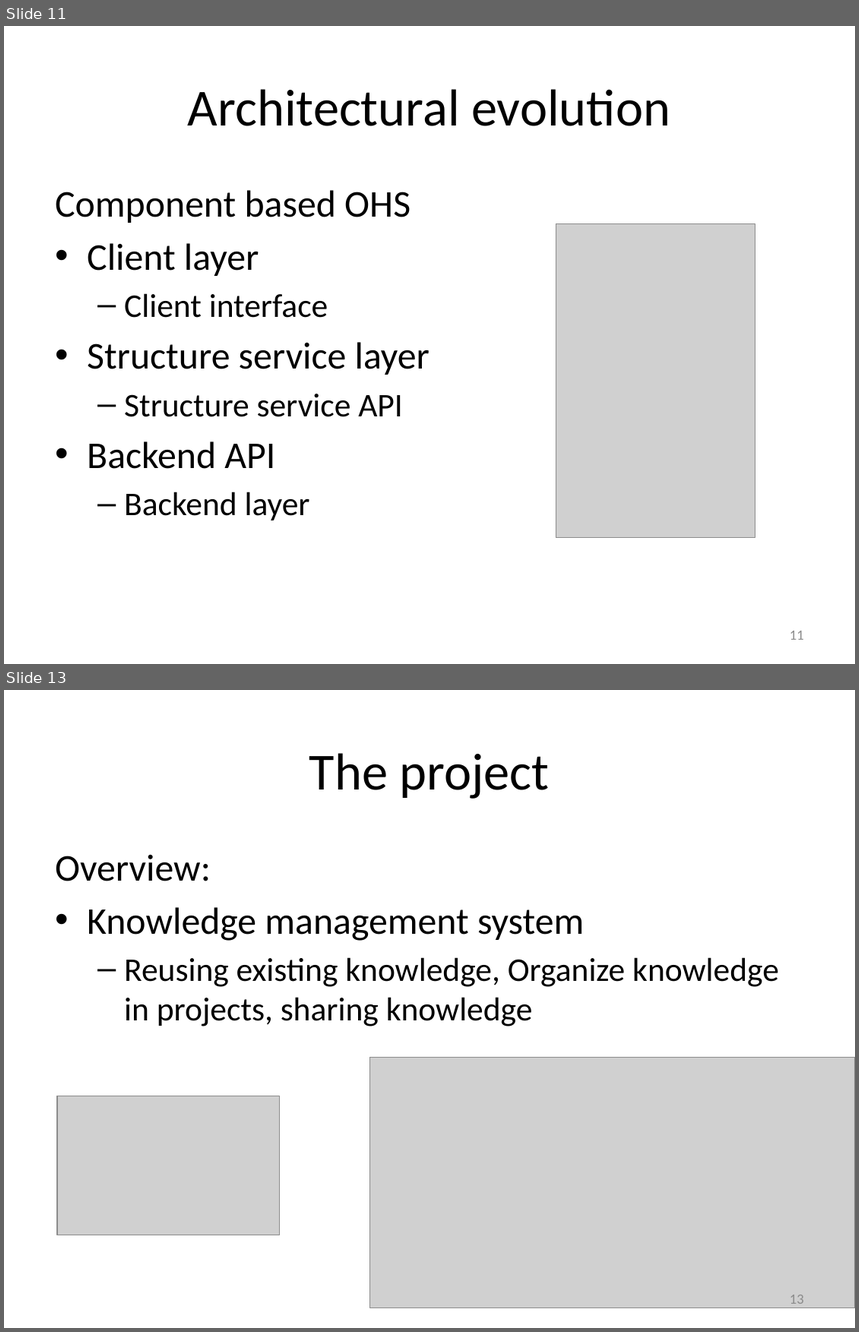
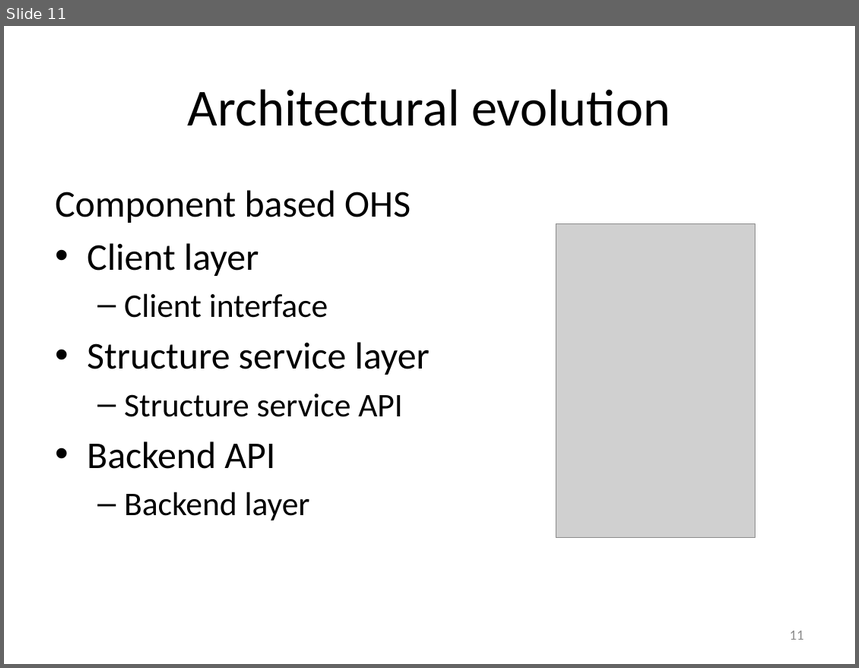
Before and after one commit to isurup/kalle-martin-group, a slide deck: SSE3/MartinPresentation/SSE3_2.pptx. Shown one above the other, each under a label of ours: slides 11 and 13 before the commit, slide 11 after it; the slides between them are not shown. The pictures are 859x1332 and 859x668 pixels, drawn with LibreOffice and Linux fonts; fonts in the diff are those of the drawing; grey boxes stand for pictures. Boxes give left, top, right and bottom in pixels: in the first picture for what was removed or moved away, otherwise in the second. Text is boxed around its words. In the diff, an @@ line names an element or a change of style, - is before the commit and + after.

```diff
--- a/SSE3/MartinPresentation/SSE3_2.pptx
+++ b/SSE3/MartinPresentation/SSE3_2.pptx
@@ slide 13 removed at (x1=4, y1=690, x2=855, y2=1328), background #FFFFFF @@
@@ title removed at (x1=310, y1=753, x2=550, y2=799) @@
-The project
@@ text removed at (x1=55, y1=854, x2=779, y2=1027) @@
-Overview:
-• Knowledge management system
-  – Reusing existing knowledge, Organize knowledge in projects, sharing knowledge
@@ picture removed at (x1=370, y1=1058, x2=855, y2=1309) @@
@@ picture removed at (x1=56, y1=1096, x2=279, y2=1236) @@
@@ page number removed at (x1=790, y1=1295, x2=804, y2=1309) @@
-13
```
Also in this commit, not shown: 2 slides changed, 4 other slides removed, 3 other files.
